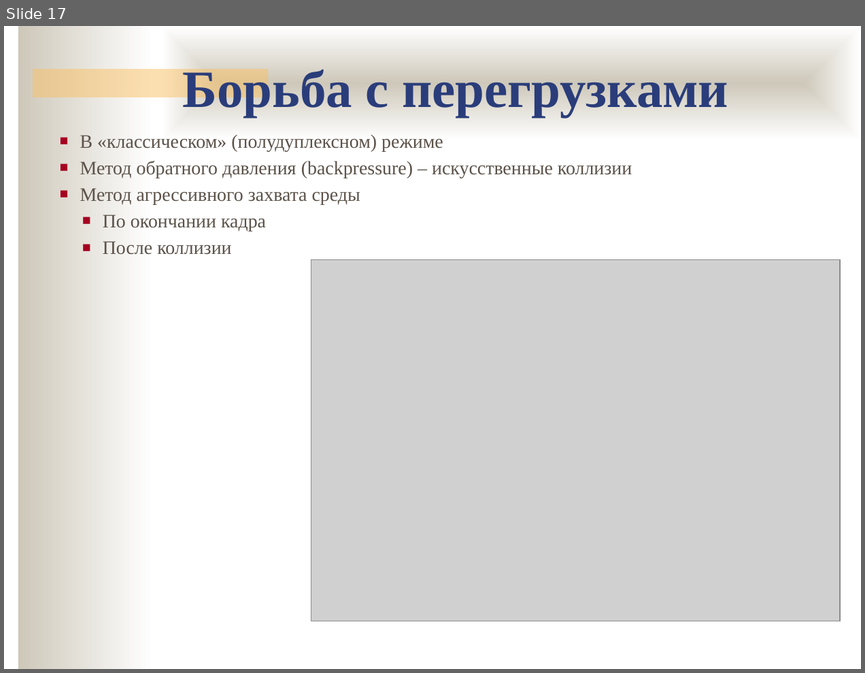
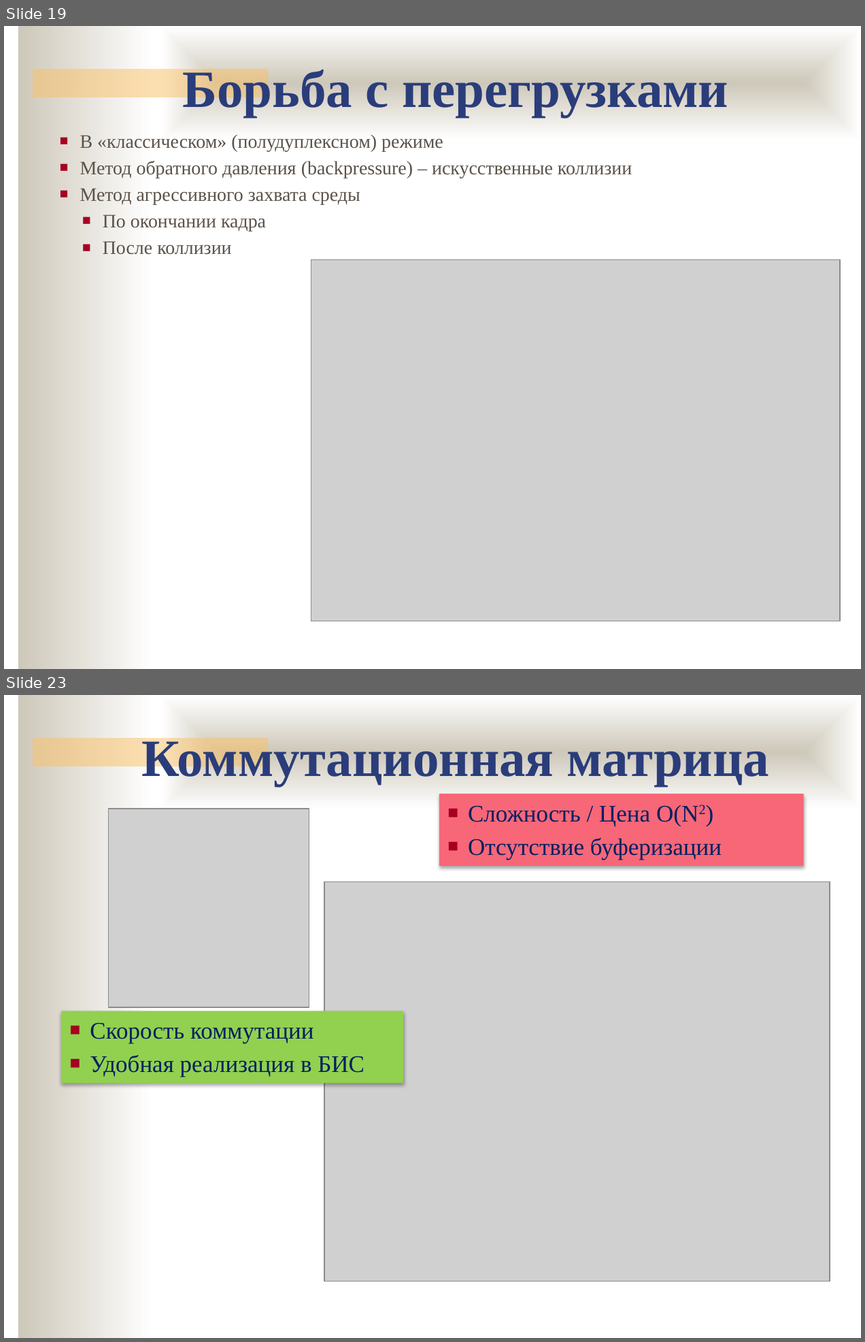
Before and after one commit to ukoloff/nets, a slide deck: 07.pptx. Shown one above the other, each under a label of ours: slide 17 before the commit, slides 19 and 23 after it; the slides between them are not shown. The pictures are 865x673 and 865x1342 pixels, drawn with LibreOffice and Linux fonts; fonts in the diff are those of the drawing; grey boxes stand for pictures; background and template pictures are left out. Boxes give left, top, right and bottom in pixels: in the first picture for what was removed or moved away, otherwise in the second. Text is boxed around its words. In the diff, an @@ line names an element or a change of style, - is before the commit and + after.

```diff
--- a/07.pptx
+++ b/07.pptx
@@ slide 23 added at [4,695,861,1338], background #FFFFFF; not listed: 3 template elements that a slide beside it also shows @@
@@ text added at [142,734,769,785], 44 pt, text #2A3D7A, bold @@
+Коммутационная матрица
@@ rectangle added at [439,794,804,866], fill #F76778, 20 pt, text #002060 @@
+■ Сложность / Цена O(N2)
+■ Отсутствие буферизации
@@ picture added at [109,808,309,1007] @@
@@ picture added at [324,882,830,1281] @@
@@ rectangle added at [61,1011,403,1083], fill #92D050, 20 pt, text #002060 @@
+■ Скорость коммутации
+■ Удобная реализация в БИС
@@ what was slide 17 is now slide 19 @@
```
Also in this commit, not shown: 1 slide changed, 11 other slides added.
